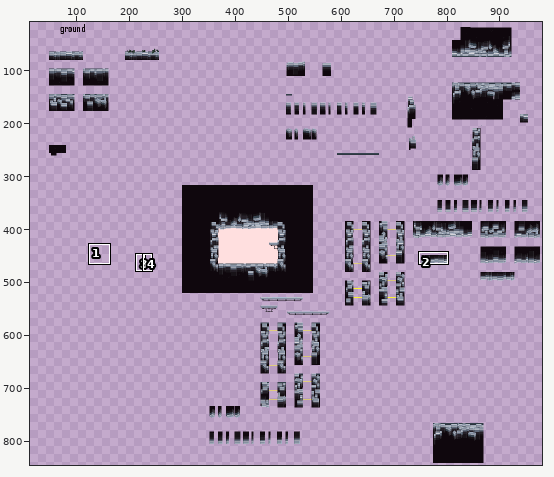
Pixel-art file: Assets/moderneTile.aseprite. Above: a wide view before the commit, with the close-up outlined.
Close-up. Before:
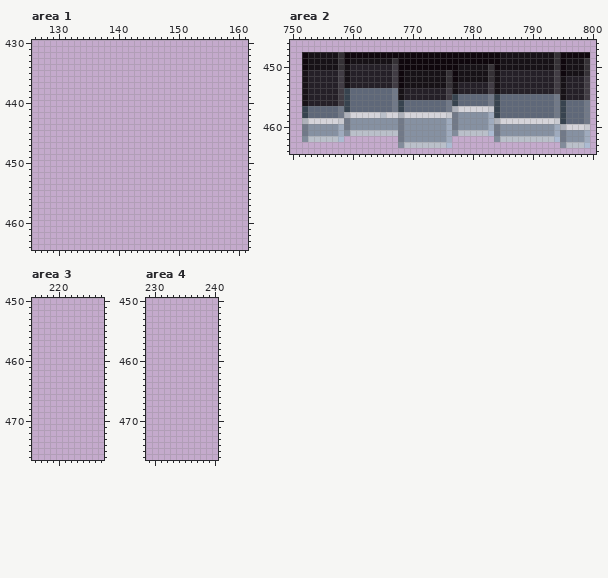
1000x1000 pixels, 1 frame. Pixels under 10% opacity are left out. Colours within 5 levels of each other are drawn and written as one. Shown: area 1: x 126..161, y 430..464; area 2: x 750..800, y 446..464; area 3: x 216..227, y 450..476; area 4: x 229..240, y 450..476. The wide view leaves out empty margins. The commit also changed other parts of the picture, which this record leaves out.
Now the later version:
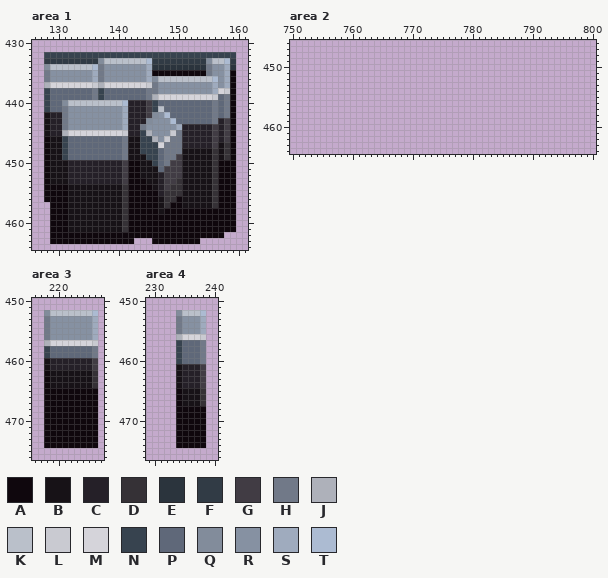
Palette (. is transparent): A #0f070d  B #171217  C #252028  D #353136  E #2b343d  F #313b45  G #413c44  H #717988  J #aeb1ba  K #bac0ca  L #c9cad1  M #d5d4da  N #37434f  P #5f6879  Q #828c9b  R #8691a2  S #9fabbe  T #acbbd2
From old to new:
Area 1, layer "Layer 1":
y 432: x 128..159 ................................ -> NNNNNNNNNNNNNNNNNNNNNNNNNNNNNNNN
y 433: x 128..159 ................................ -> FFFFFFFFFQKKKKKKKTFFFFFFFFFQKKTF
y 434: x 128..159 ................................ -> QKKKKKKKTHRRRRRRRSEEEEEEEEEHRRSE
y 435: x 128..159 ................................ -> HRRRRRRRSHRRRRRRRSAAAAAAAAAHRRSA
y 436: x 128..159 ................................ -> HRRRRRRRSHRRRRRRRSQKKKKKKKKKTRSA
y 437: x 128..159 ................................ -> JMMMMMMMLJMMMMMMMLHRRRRRRRRRSRSA
y 438: x 128..159 ................................ -> NPPPPPPPHNPPPPPPPHHRRRRRRRRRSMLA
y 439: x 128..159 ................................ -> NPPPPPPPHNPPPPPPPHJMMMMMMMMMLPHA
y 440: x 128..159 ................................ -> NPPQKKKKKKKKKTCCCGNPPPPPPPPPHPHA
y 441: x 128..159 ................................ -> NPPHRRRRRRRRRSCCCGNKPPPPPPPPHPHA
y 442: x 128..159 ................................ -> BCCHRRRRRRRRRSCCCGQRTPPPPPPPHPHA
y 443: x 128..159 ................................ -> BCCHRRRRRRRRRSCCCQRRRTPPPPPPHCGA
y 444: x 128..159 ................................ -> BCCHRRRRRRRRRSCCHRRRRRSCCCCCGCGA
y 445: x 128..159 ................................ -> BCCJMMMMMMMMMLCCNJRRRLHCCCCCGCGA
y 446: x 128..159 ................................ -> ABBNPPPPPPPPPHBBNNJRLHHCCCCCGCGA
y 447: x 128..159 ................................ -> ABBNPPPPPPPPPHBBNNNMHHHCCCCCGBDA
y 448: x 128..159 ................................ -> ABBNPPPPPPPPPHBBNNNPHHHBBBBBDBDA
y 449: x 128..159 ................................ -> ABBNPPPPPPPPPHBBBNNPHHGBBBBBDBDA
y 450: x 128..159 ................................ -> ABBBCCCCCCCCCGAABBNPHGGBBBBBDAAA
y 451: x 128..159 ................................ -> ABBBCCCCCCCCCGAABBBPGGGBBBBBDAAA
y 452: x 128..159 ................................ -> ABBBCCCCCCCCCGAABBBCGGGBBBBBDAAA
y 453: x 128..159 ................................ -> ABBBCCCCCCCCCGAAABBCGGDBBBBBDAAA
y 454: x 128..159 ................................ -> AAAABBBBBBBBBDAAAABCGDDBBBBBDAAA
y 455: x 128..159 ................................ -> AAAABBBBBBBBBDAAAAACDDDBBBBBDAAA
y 456: x 128..159 ................................ -> AAAABBBBBBBBBDAAAAABDDABBBBBDAAA
y 457: x 129..159 ............................... -> AAABBBBBBBBBDAAAAABDAABBBBBDAAA
y 458: x 129..159 ............................... -> AAABBBBBBBBBDAAAAABAAAAAAAAAAAA
y 459..461: x 129..159 ............................... -> AAABBBBBBBBBDAAAAAAAAAAAAAAAAAA
y 462: x 129..157 ............................. -> AAAAAAAAAAAAAAAAAAAAAAAAAAAAA
y 463: x 129..142 .............. -> AAAAAAAAAAAAAA; x 146..153 ........ -> AAAAAAAA
Area 2, layer "Layer 1":
y 448: x 752..799 ABBBBBDAAAAAAAAAAAAAAAAAAAAAAAAAABBBBBBBBBDAAAAA -> ................................................
y 449: x 752..799 ABBBBBDABBBBBBBDAAAAAAAAAAAAAAAAABBBBBBBBBDABBBD -> ................................................
y 450: x 752..799 ABBBBBDBCCCCCCCGAAAAAAAAAABBBBBDABBBBBBBBBDABBBD -> ................................................
y 451: x 752..799 BCCCCCGBCCCCCCCGABBBBBBBDABBBBBDBCCCCCCCCCGABBBD -> ................................................
y 452: x 752..799 BCCCCCGBCCCCCCCGABBBBBBBDABBBBBDBCCCCCCCCCGBCCCG -> ................................................
y 453: x 752..799 BCCCCCGBCCCCCCCGABBBBBBBDBCCCCCGBCCCCCCCCCGBCCCG -> ................................................
y 454: x 752..799 BCCCCCGNPPPPPPPHBCCCCCCCGBCCCCCGBCCCCCCCCCGBCCCG -> ................................................
y 455: x 752..799 BCCCCCGNPPPPPPPHBCCCCCCCGNPPPPPHNPPPPPPPPPHBCCCG -> ................................................
y 456: x 752..799 BCCCCCGNPPPPPPPHNPPPPPPPHNPPPPPHNPPPPPPPPPHNPPPH -> ................................................
y 457: x 752..799 NPPPPPHNPPPPPPPHNPPPPPPPHJMMMMMLNPPPPPPPPPHNPPPH -> ................................................
y 458: x 752..799 NPPPPPHJMMMMMKMMJMMMMMMMLHRRRRRSNPPPPPPPPPHNPPPH -> ................................................
y 459: x 752..799 JMMMMMLHRRRRRRRRHRRRRRRRSHRRRRRSJMMMMMMMMMLNPPPH -> ................................................
y 460: x 752..799 HRRRRRSHRRRRRRRRHRRRRRRRSHRRRRRSHRRRRRRRRRSJMMML -> ................................................
y 461: x 752..799 HRRRRRSQKKKKKKKKHRRRRRRRSQKKKKKTHRRRRRRRRRSHRRRS -> ................................................
y 462: x 752..758 QKKKKKT -> .......; x 768..776 HRRRRRRRS -> .........; x 784..799 QKKKKKKKKKTHRRRS -> ................
y 463: x 768..776 QKKKKKKKT -> .........; x 795..799 QKKKT -> .....
Area 3, layer "Layer 1":
y 452: x 218..226 ......... -> QKKKKKKKT
y 453..456: x 218..226 ......... -> HRRRRRRRS
y 457: x 218..226 ......... -> JMMMMMMML
y 458..459: x 218..226 ......... -> NPPPPPPPH
y 460..461: x 218..226 ......... -> BCCCCCCCG
y 462..464: x 218..226 ......... -> ABBBBBBBD
y 465..474: x 218..226 ......... -> AAAAAAAAA
Area 4, layer "Layer 1":
y 452: x 234..238 ..... -> QKKKT
y 453..455: x 234..238 ..... -> HRRRS
y 456: x 234..238 ..... -> JMMML
y 457..460: x 234..238 ..... -> NPPPH
y 461..464: x 234..238 ..... -> BCCCG
y 465..467: x 234..238 ..... -> ABBBD
y 468..474: x 234..238 ..... -> AAAAA
